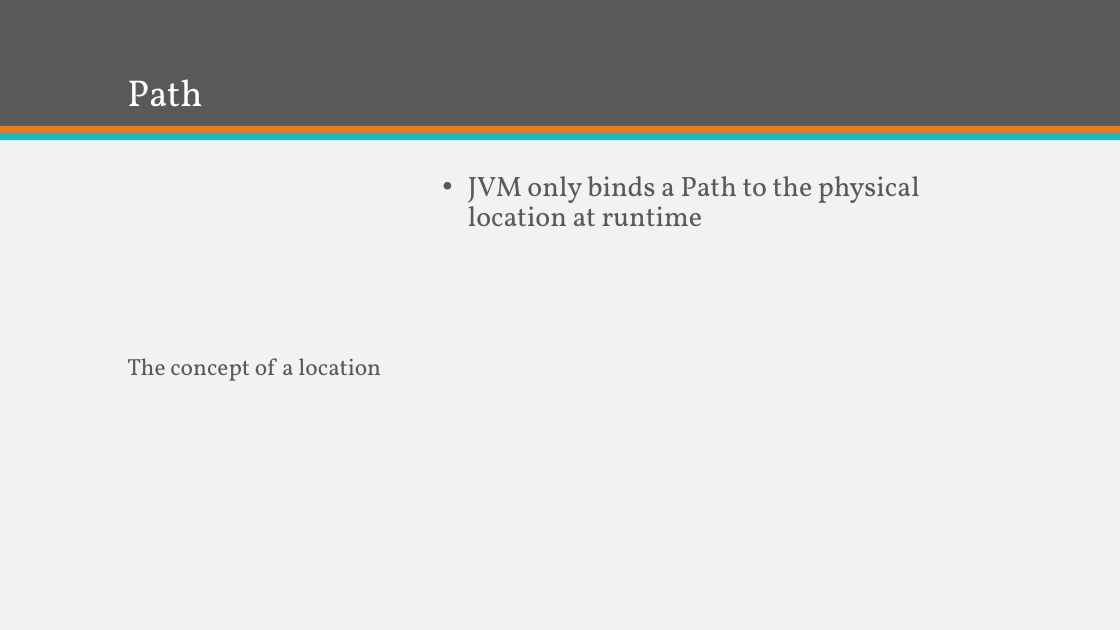
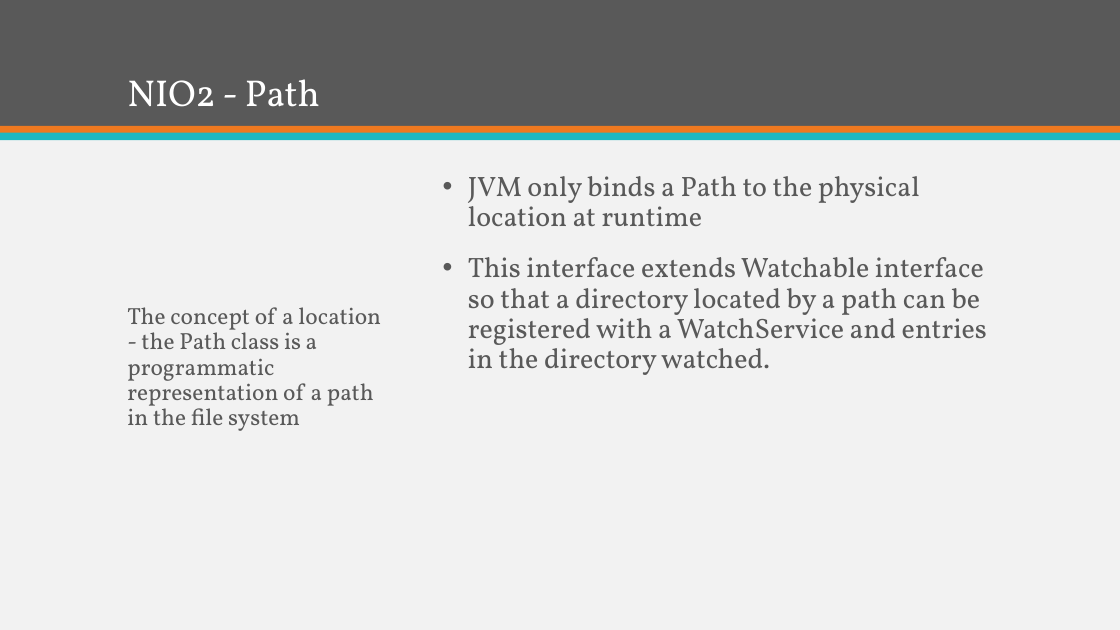
Before and after one commit to KKAries/my-repository, a slide deck: slide 9 of Brief Introduction of Java 7.pptx. Drawn at 1120x630 pixels with LibreOffice and Linux fonts; fonts in the diff are those of the drawing. Boxes give left, top, right and bottom in pixels: in the first picture for what was removed or moved away, otherwise in the second. Text is boxed around its words. In the diff, an @@ line names an element or a change of style, - is before the commit and + after.

```diff
--- a/Brief Introduction of Java 7.pptx
+++ b/Brief Introduction of Java 7.pptx
@@ title at <box>127,79,320,107</box>: text changed @@
-Path
+NIO2 - Path
@@ text at <box>468,257,987,375</box>: paragraph added @@
+• This interface extends Watchable interface so that a directory located by a path can be registered with a WatchService and entries in the directory watched.
@@ text at <box>127,307,381,431</box>: text changed @@
-The concept of a location
+The concept of a location - the Path class is a programmatic representation of a path in the file system
```
Also in this commit, not shown: 2 other slides changed, 11 slides added, 2 other files.
